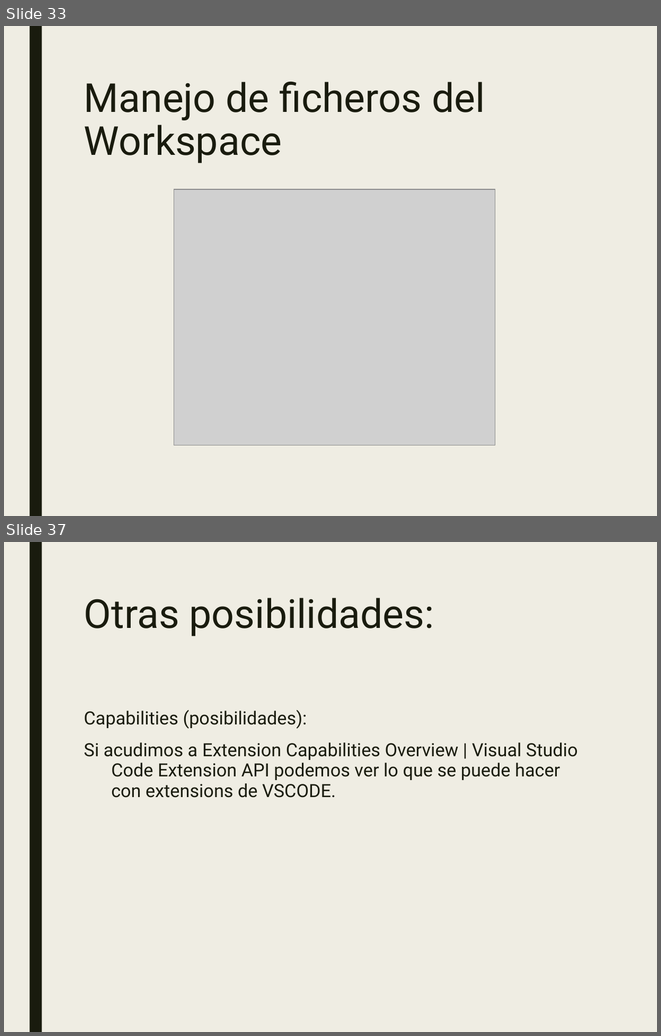
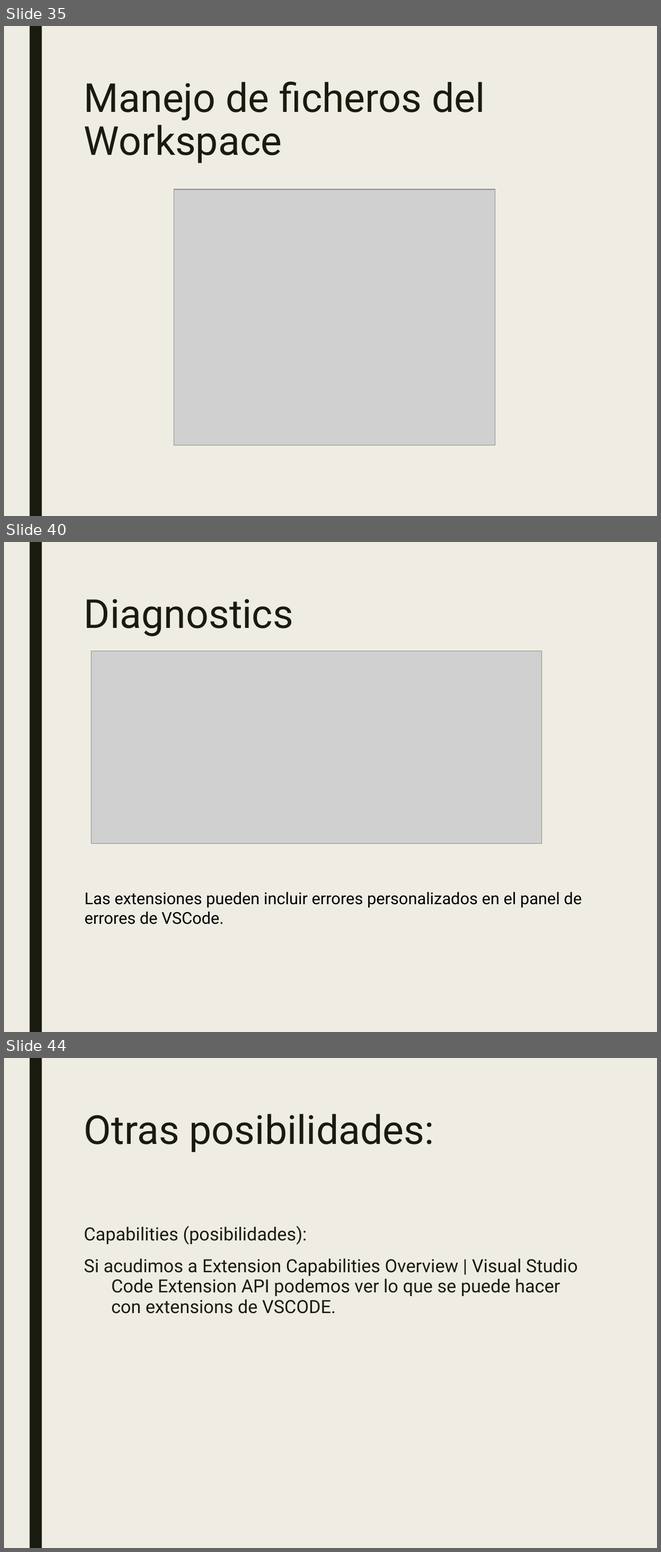
Before and after one commit to JalmarazMartn/dotnetrioja1, a slide deck: VSCODE Extensiones.ppt. Shown one above the other, each under a label of ours: slides 33 and 37 before the commit, slides 35, 40 and 44 after it; the slides between them are not shown. The pictures are 661x1036 and 661x1552 pixels, drawn with LibreOffice and Linux fonts; fonts in the diff are those of the drawing; grey boxes stand for pictures. Boxes give left, top, right and bottom in pixels: in the first picture for what was removed or moved away, otherwise in the second. Text is boxed around its words. In the diff, an @@ line names an element or a change of style, - is before the commit and + after.

```diff
--- a/VSCODE Extensiones.ppt
+++ b/VSCODE Extensiones.ppt
@@ slide 40 added at (4, 542, 657, 1032), background #EFEDE3; not listed: 1 template element that a slide beside it also shows @@
@@ title added at (84, 599, 293, 636), 44 pt, text #191B0E @@
+Diagnostics
@@ picture added at (91, 651, 541, 844) @@
@@ text added at (85, 892, 582, 924), 18 pt, text #000000 @@
+Las extensiones pueden incluir errores personalizados en el panel de errores de VSCode.
@@ what was slide 33 is now slide 35 @@
@@ what was slide 37 is now slide 44 @@
```
Also in this commit, not shown: 7 slides changed, 8 other slides added, 2 slides removed, 2 other files.
